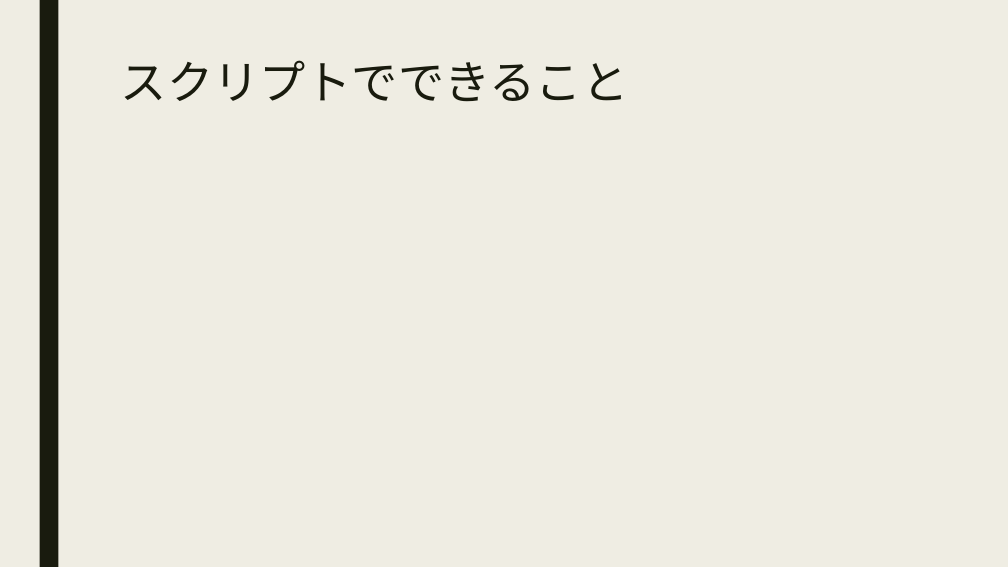
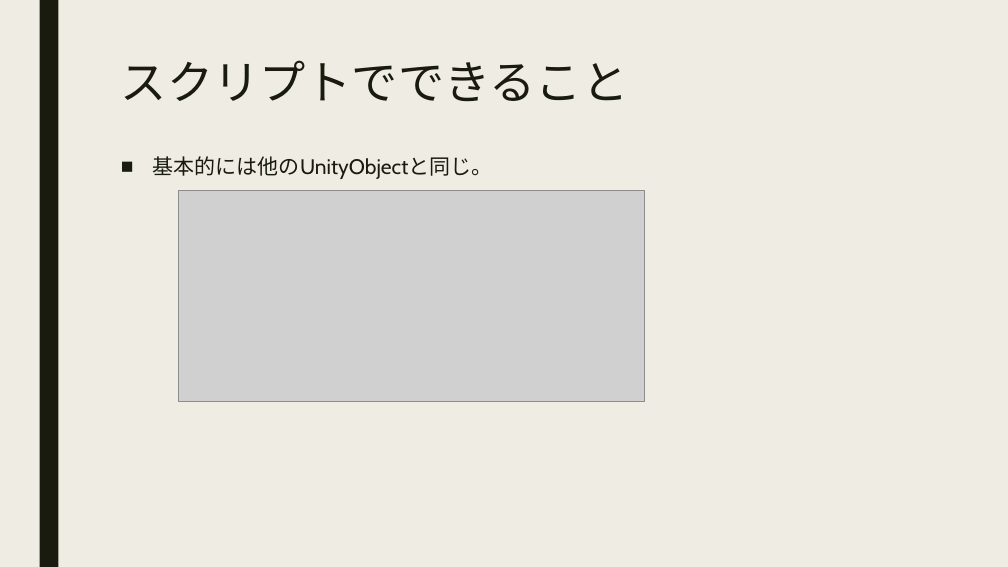
Before and after one commit to hopesnow/Study, a slide deck: slide 8 of RHStudy/Documents/TextMeshPro_r-hatase.pptx. Drawn at 1008x567 pixels with LibreOffice and Linux fonts; fonts in the diff are those of the drawing; grey boxes stand for pictures. Boxes give left, top, right and bottom in pixels: in the first picture for what was removed or moved away, otherwise in the second. Text is boxed around its words. In the diff, an @@ line names an element or a change of style, - is before the commit and + after.

```diff
--- a/RHStudy/Documents/TextMeshPro_r-hatase.pptx
+++ b/RHStudy/Documents/TextMeshPro_r-hatase.pptx
@@ text added at (x1=153, y1=156, x2=493, y2=179), 20 pt, text #191B0E @@
+■ 基本的には他のUnityObjectと同じ。
@@ picture added at (x1=178, y1=191, x2=644, y2=402) @@
```
Also in this commit, not shown: 5 slides added, 1 other file.
